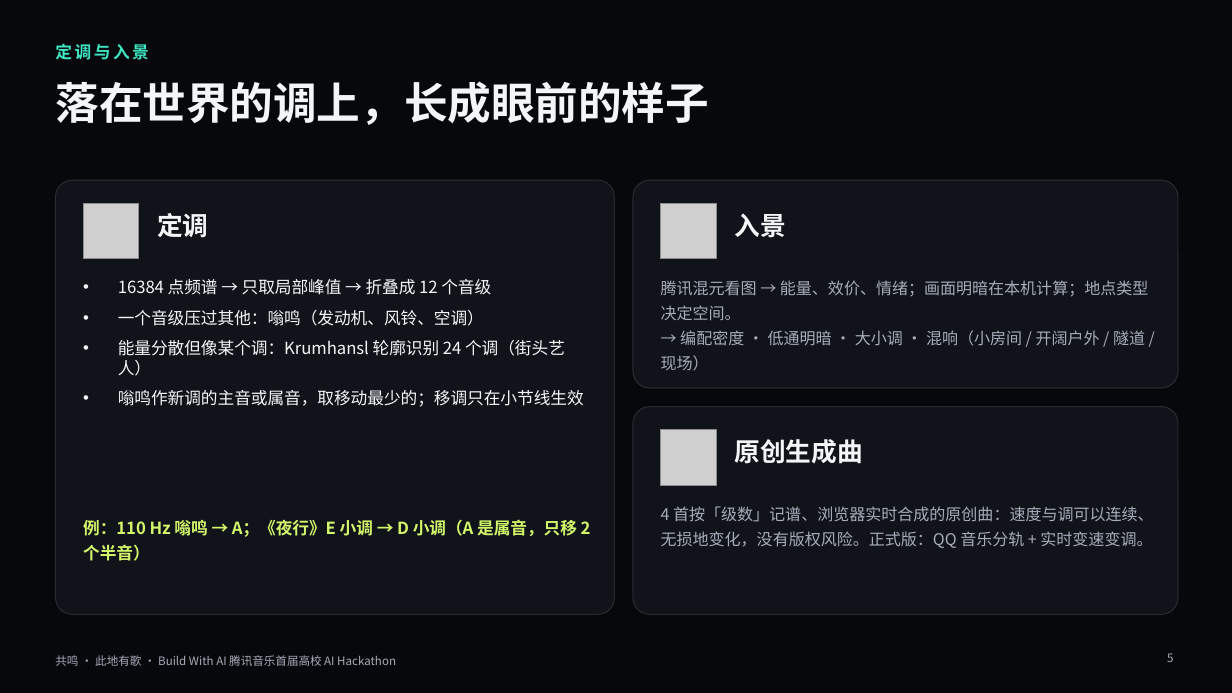
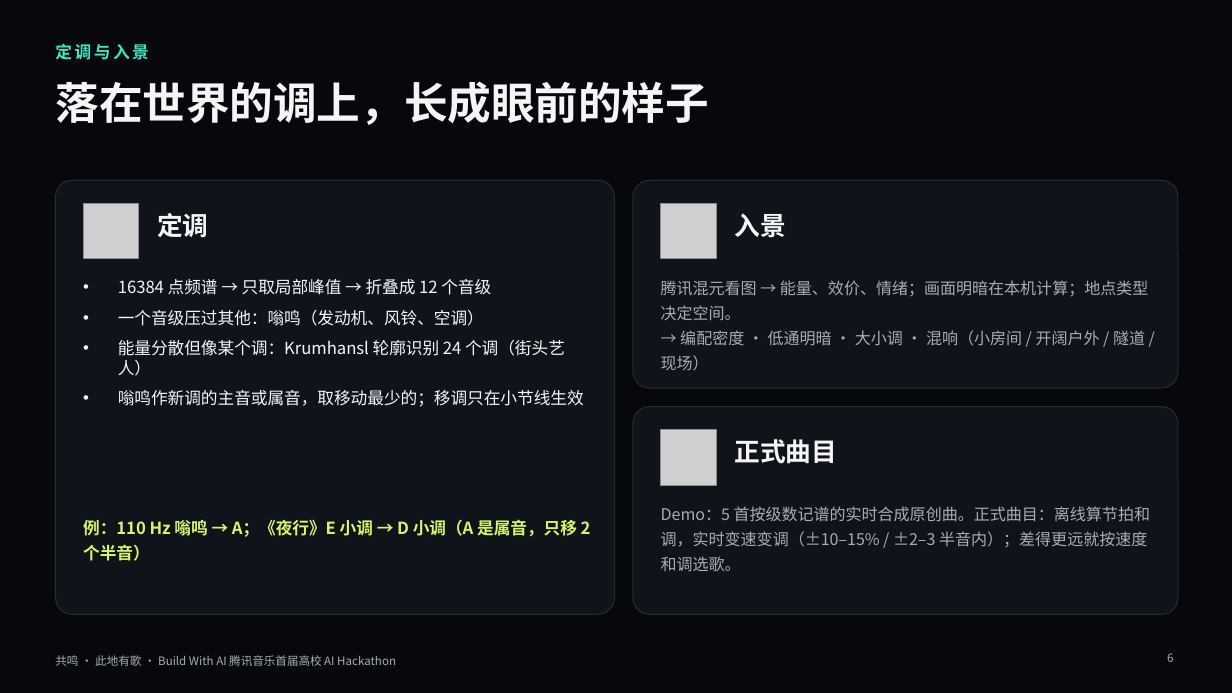
Before and after one commit to QHY8IV/MusicHere, a slide deck: slide 6 of pitch/共鸣-路演.pptx (slide 5 before the commit). Drawn at 1232x693 pixels with LibreOffice and Linux fonts; fonts in the diff are those of the drawing; grey boxes stand for pictures; background and template pictures are left out. Boxes give left, top, right and bottom in pixels: in the first picture for what was removed or moved away, otherwise in the second. Text is boxed around its words. In the diff, an @@ line names an element or a change of style, - is before the commit and + after.

```diff
--- a/pitch/共鸣-路演.pptx
+++ b/pitch/共鸣-路演.pptx
@@ text at <box>735,439,838,464</box>: text changed @@
-原创生成曲
+正式曲目
@@ text at <box>661,506,1151,571</box>: text changed @@
-4 首按「级数」记谱、浏览器实时合成的原创曲：速度与调可以连续、无损地变化，没有版权风险。正式版：QQ 音乐分轨 + 实时变速变调。
+Demo：5 首按级数记谱的实时合成原创曲。正式曲目：离线算节拍和调，实时变速变调（±10–15% / ±2–3 半音内）；差得更远就按速度和调选歌。
```
Also in this commit, not shown: 5 other slides changed, 1 slide added, 11 other files.
